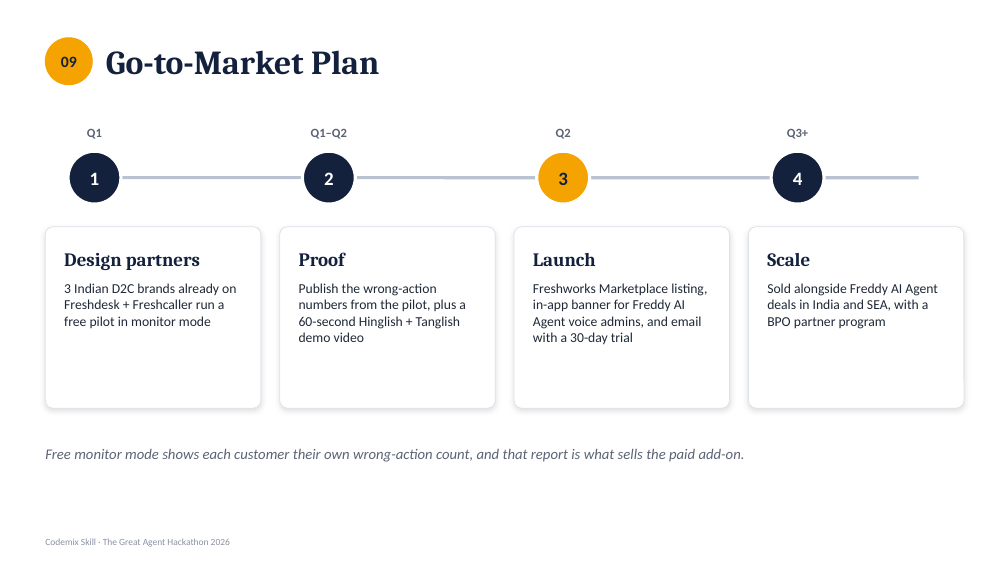
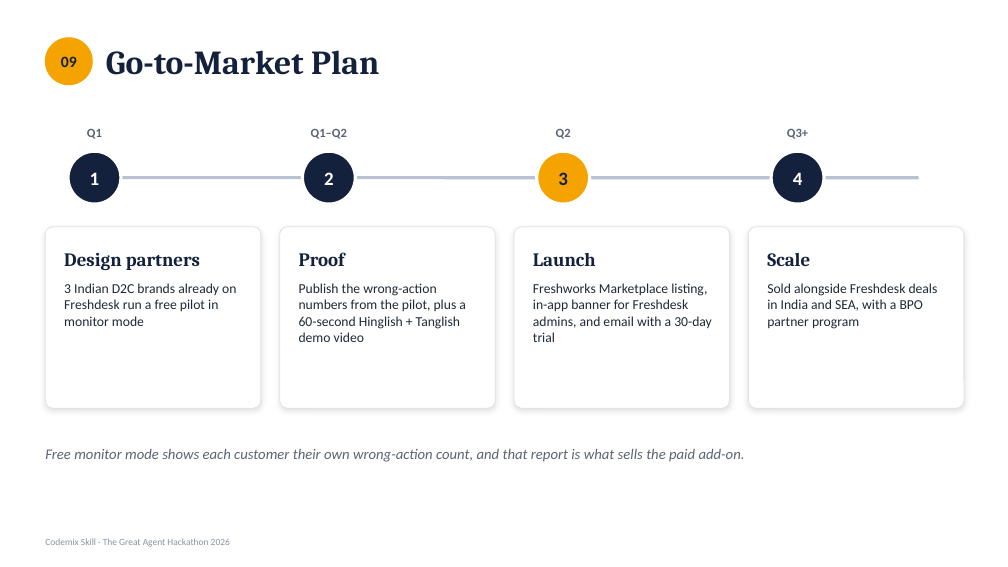
Before and after one commit to ramanathanmani/great-agent-hackathon-2026, a slide deck: slide 21 of docs/presentation/CodemixSkill-Business-Case.pptx (slide 19 before the commit). Drawn at 1008x567 pixels with LibreOffice and Linux fonts; fonts in the diff are those of the drawing. Boxes give left, top, right and bottom in pixels: in the first picture for what was removed or moved away, otherwise in the second. Text is boxed around its words. In the diff, an @@ line names an element or a change of style, - is before the commit and + after.

```diff
--- a/docs/presentation/CodemixSkill-Business-Case.pptx
+++ b/docs/presentation/CodemixSkill-Business-Case.pptx
@@ text at (x1=64, y1=283, x2=236, y2=326): text changed @@
-3 Indian D2C brands already on Freshdesk + Freshcaller run a free pilot in monitor mode
+3 Indian D2C brands already on Freshdesk run a free pilot in monitor mode
@@ text at (x1=533, y1=283, x2=712, y2=342): text changed @@
-Freshworks Marketplace listing, in-app banner for Freddy AI Agent voice admins, and email with a 30-day trial
+Freshworks Marketplace listing, in-app banner for Freshdesk admins, and email with a 30-day trial
@@ text at (x1=767, y1=283, x2=938, y2=329): text changed @@
-Sold alongside Freddy AI Agent deals in India and SEA, with a BPO partner program
+Sold alongside Freshdesk deals in India and SEA, with a BPO partner program
```
Also in this commit, not shown: 18 other slides changed, 3 slides added, 1 slide removed, 2 other files.
